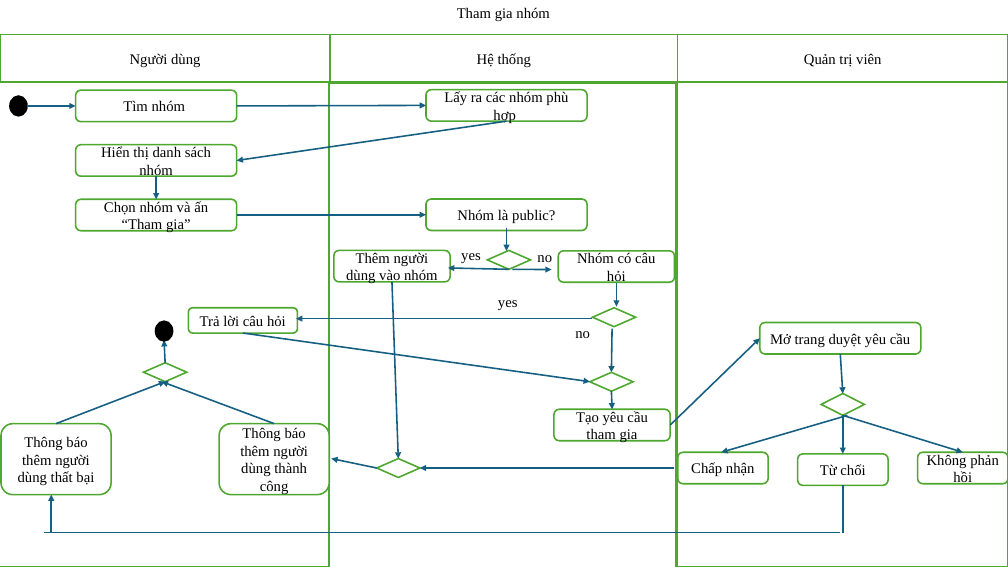
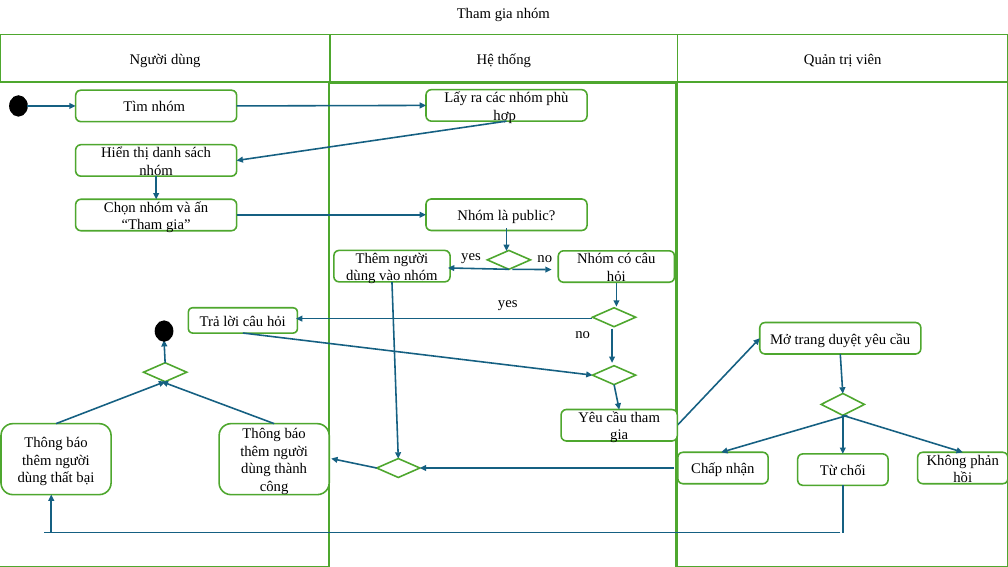
Before and after one commit to nguyenngoctung75/IT3120-PTTKHT, a slide deck: slide 1 of Activity Diagram/AD_group.pptx. Drawn at 1008x567 pixels with LibreOffice and Linux fonts; fonts in the diff are those of the drawing. Boxes give left, top, right and bottom in pixels: in the first picture for what was removed or moved away, otherwise in the second. Text is boxed around its words. In the diff, an @@ line names an element or a change of style, - is before the commit and + after.

Commit message:
'Hoan_thien_tham_gia_nhom'

```diff
--- a/Activity Diagram/AD_group.pptx
+++ b/Activity Diagram/AD_group.pptx
@@ arrow moved from (613, 329) - (612, 373) to (613, 329) - (613, 363) @@
@@ arrow moved from (243, 333) - (590, 382) to (243, 333) - (593, 375) @@
@@ arrow moved from (671, 425) - (760, 339) to (678, 426) - (760, 339) @@
@@ diamond: place and size @@
-diamond at [590, 373, 633, 392]
+diamond at [593, 366, 636, 385]
@@ arrow moved from (612, 392) - (613, 409) to (614, 385) - (619, 410) @@
@@ rounded rectangle "Yêu cầu tham gia": place and size @@
-rounded rectangle "Yêu cầu tham gia" at [554, 409, 671, 441]
+rounded rectangle "Yêu cầu tham gia" at [561, 410, 678, 442]
@@ text in rounded rectangle at [578, 410, 660, 442]: text changed @@
-Tạo yêu cầu tham gia
+Yêu cầu tham gia
```
Also in this commit, not shown: 10 other files.
